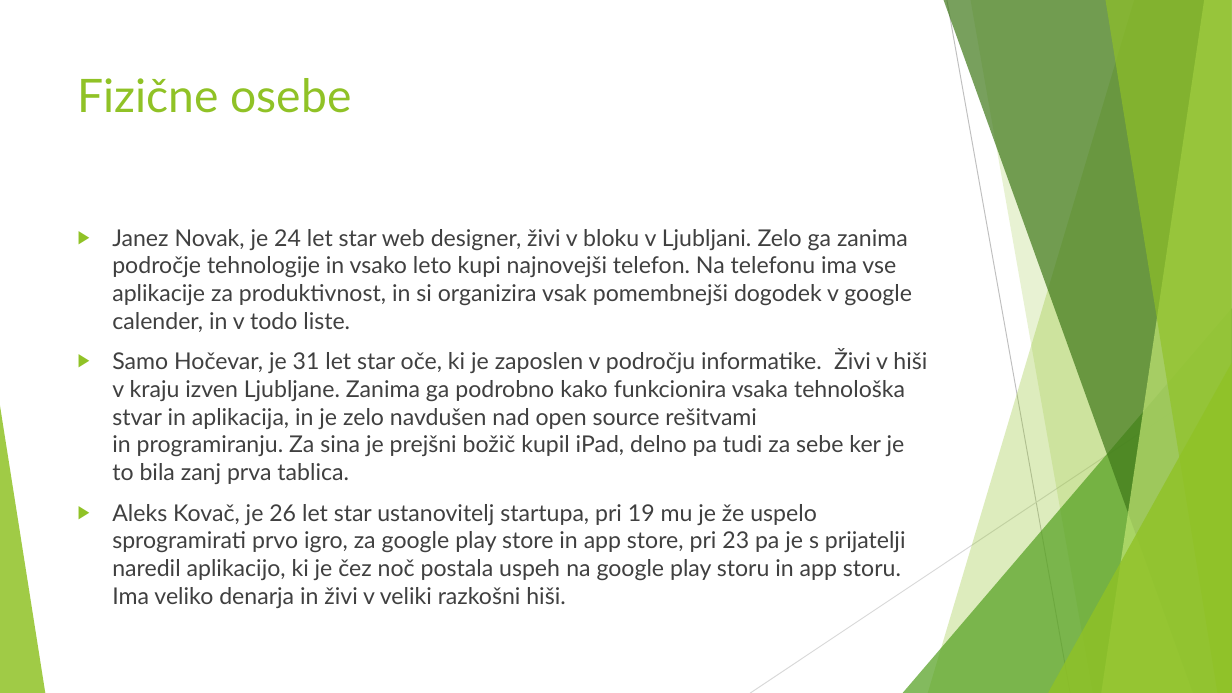
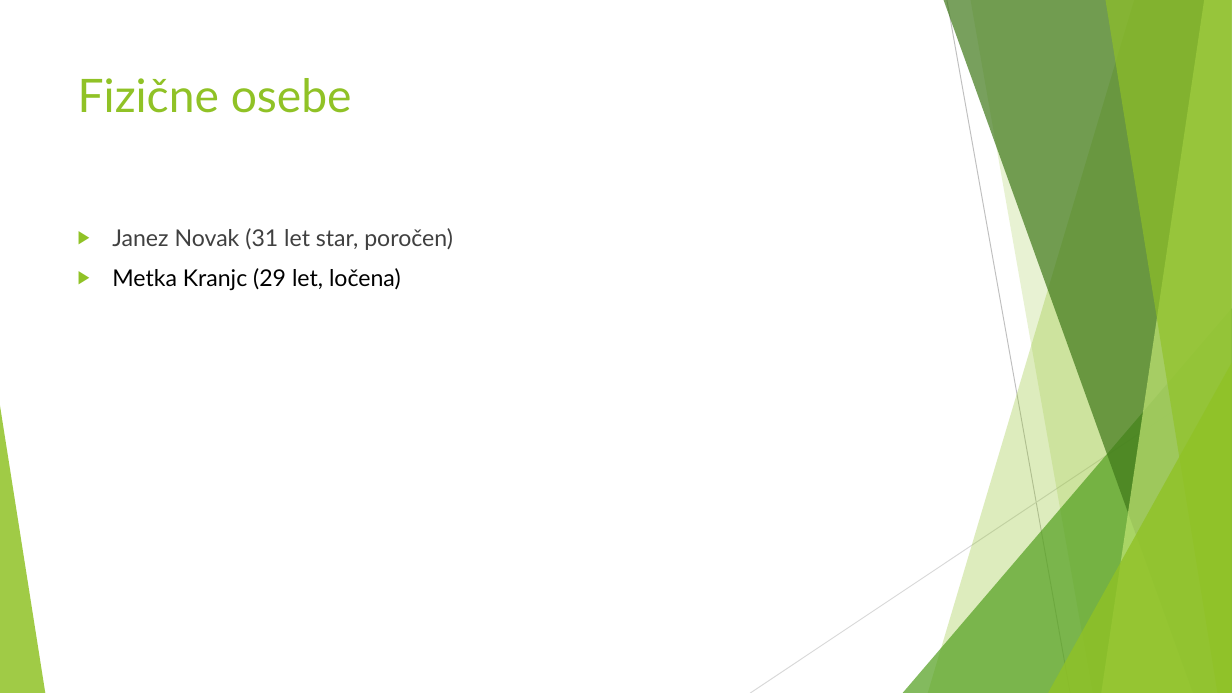
Before and after one commit to Zanz2/IPIRI_MM_RESOURCES, a slide deck: slide 8 of MAGIC-MIRROR_v4.pptx. Drawn at 1232x693 pixels with LibreOffice and Linux fonts; fonts in the diff are those of the drawing. Boxes give left, top, right and bottom in pixels: in the first picture for what was removed or moved away, otherwise in the second. Text is boxed around its words. In the diff, an @@ line names an element or a change of style, - is before the commit and + after.

```diff
--- a/MAGIC-MIRROR_v4.pptx
+++ b/MAGIC-MIRROR_v4.pptx
@@ text at [112, 228, 453, 290]: text changed @@
-▶ Janez Novak, je 24 let star web designer, živi v bloku v Ljubljani. Zelo ga zanima področje tehnologije in vsako leto kupi najnovejši telefon. Na telefonu ima vse aplikacije za produktivnost, in si organizira vsak pomembnejši dogodek v google calender, in v todo liste.
-▶ Samo Hočevar, je 31 let star oče, ki je zaposlen v področju informatike. Živi v hiši v kraju izven Ljubljane. Zanima ga podrobno kako funkcionira vsaka tehnološka stvar in aplikacija, in je zelo navdušen nad open source rešitvami in programiranju. Za sina je prejšni božič kupil iPad, delno pa tudi za sebe ker je to bila zanj prva tablica.
-▶ Aleks Kovač, je 26 let star ustanovitelj startupa, pri 19 mu je že uspelo sprogramirati prvo igro, za google play store in app store, pri 23 pa je s prijatelji naredil aplikacijo, ki je čez noč postala uspeh na google play storu in app storu. Ima veliko denarja in živi v veliki razkošni hiši.
+▶ Janez Novak (31 let star, poročen)
+▶ Metka Kranjc (29 let, ločena)
```
Also in this commit, not shown: 1 other file.
